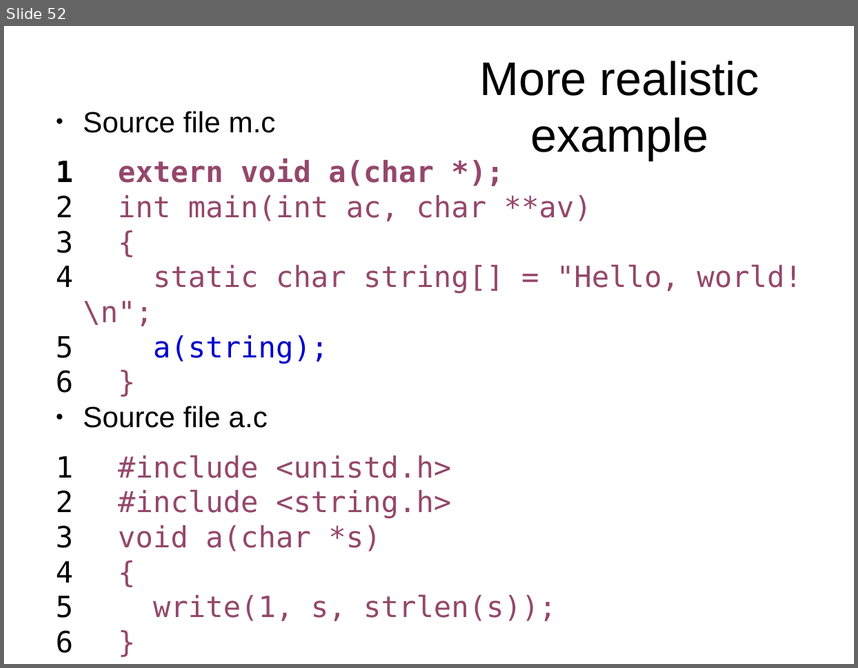
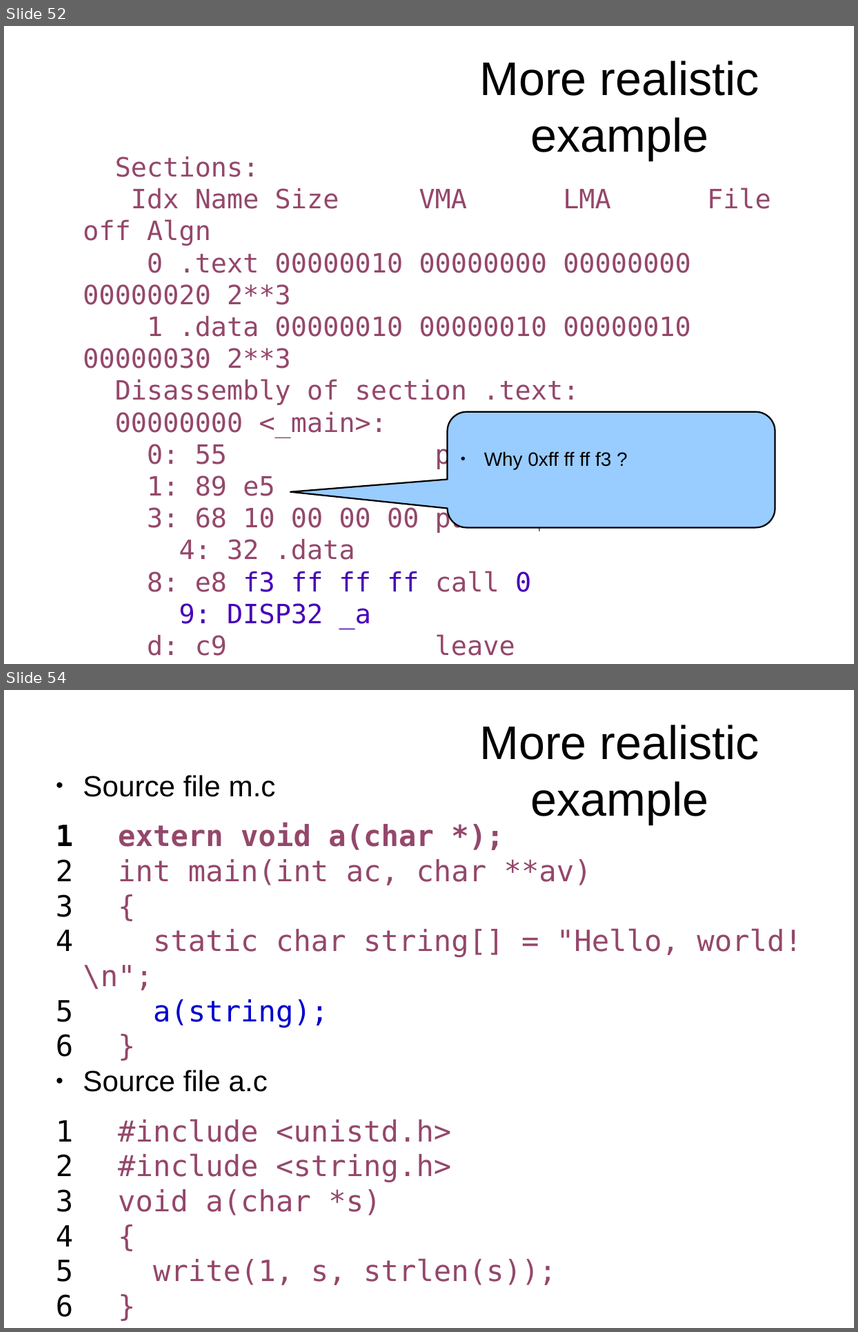
Before and after one commit to antonburtsev/cs5460, a slide deck: lectures/lecture05-linking-and-loading/lecture05-linking-and-loading.odp. Shown one above the other, each under a label of ours: slide 52 before the commit, slides 52 and 54 after it; the slides between them are not shown. The pictures are 858x668 and 858x1332 pixels, drawn with LibreOffice and Linux fonts; fonts in the diff are those of the drawing. Boxes give left, top, right and bottom in pixels: in the first picture for what was removed or moved away, otherwise in the second. Text is boxed around its words. In the diff, an @@ line names an element or a change of style, - is before the commit and + after.

```diff
--- a/lectures/lecture05-linking-and-loading/lecture05-linking-and-loading.odp
+++ b/lectures/lecture05-linking-and-loading/lecture05-linking-and-loading.odp
@@ slide 52 added at (4,26,854,664), background #FFFFFF @@
@@ title added at (479,60,760,160), 44 pt, text #000000 @@
+More realistic example
@@ text added at (83,156,771,655), 24.8 pt, text #94476B @@
+Sections:
+Idx Name Size VMA LMA File off Algn
+0 .text 00000010 00000000 00000000 00000020 2**3
+1 .data 00000010 00000010 00000010 00000030 2**3
+Disassembly of section .text:
+00000000 <_main>:
+0: 55 pushl %ebp
+1: 89 e5 movl %esp,%ebp
+3: 68 10 00 00 00 pushl $0x10
+4: 32 .data
+8: e8 f3 ff ff ff call 0
+9: DISP32 _a
+d: c9 leave
+e: c3 ret
+...
@@ rounded speech box added at (448,412,775,528), fill #99CCFF, outline #000000 1.45 pt, 18 pt, text #000000 @@
+● Why 0xff ff ff f3 ?
@@ what was slide 52 is now slide 54 @@
```
Also in this commit, not shown: 1 other slide added, 1 other file.
